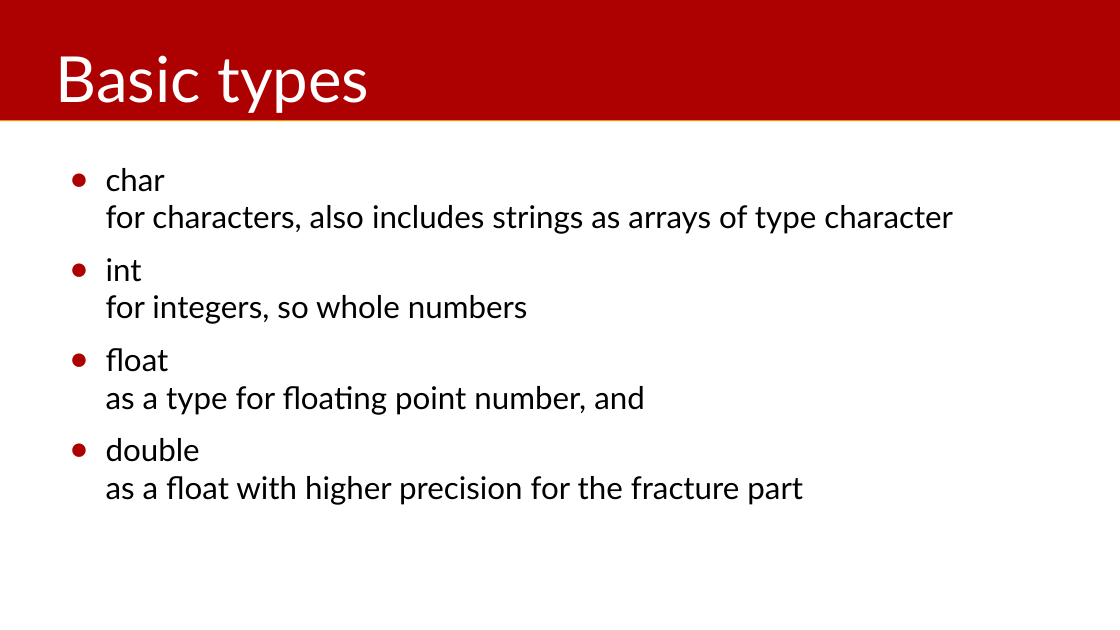
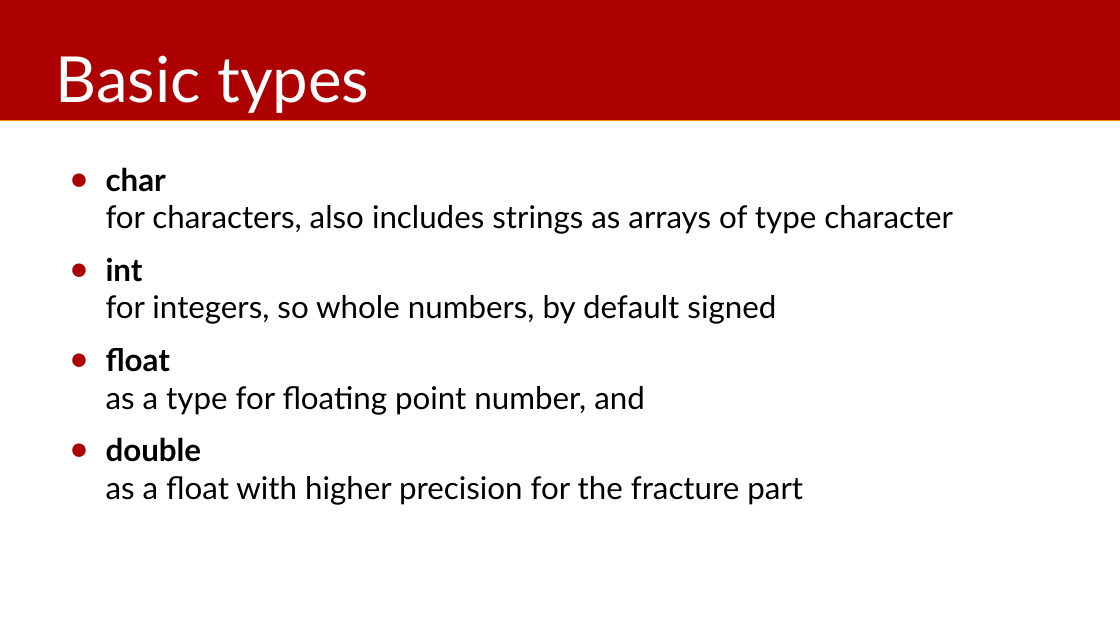
Before and after one commit to jagottsicher/myCTalkthroughs-priv, a slide deck: slide 6 of text/003-myCTalkthroughs-_t-data-types.odp. Drawn at 1120x630 pixels with LibreOffice and Linux fonts; fonts in the diff are those of the drawing. Boxes give left, top, right and bottom in pixels: in the first picture for what was removed or moved away, otherwise in the second. Text is boxed around its words. In the diff, an @@ line names an element or a change of style, - is before the commit and + after.

```diff
--- a/text/003-myCTalkthroughs-_t-data-types.odp
+++ b/text/003-myCTalkthroughs-_t-data-types.odp
@@ text at box(106, 167, 953, 505): bold on in "char", "float", "double" @@
@@ text at box(106, 257, 776, 324): text changed @@
-● int
-  for integers, so whole numbers
+● int
+  for integers, so whole numbers, by default signed
```
Also in this commit, not shown: 4 other slides changed, 5 slides added, 5 other files.
